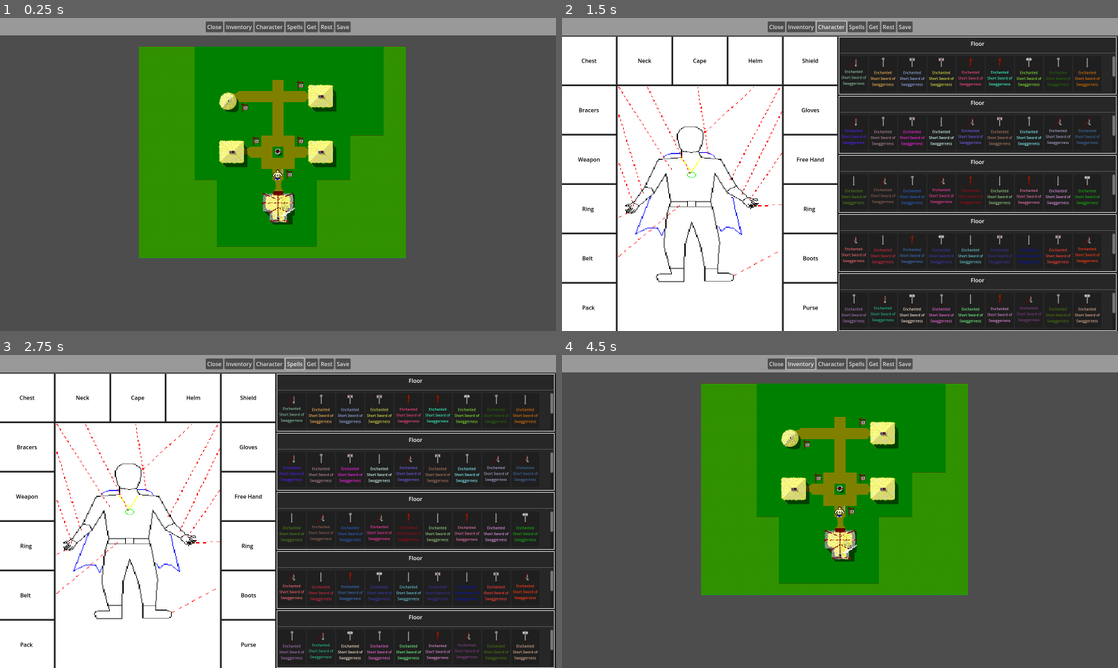
Above: before the commit, frames 1-4 (two rows, left to right).
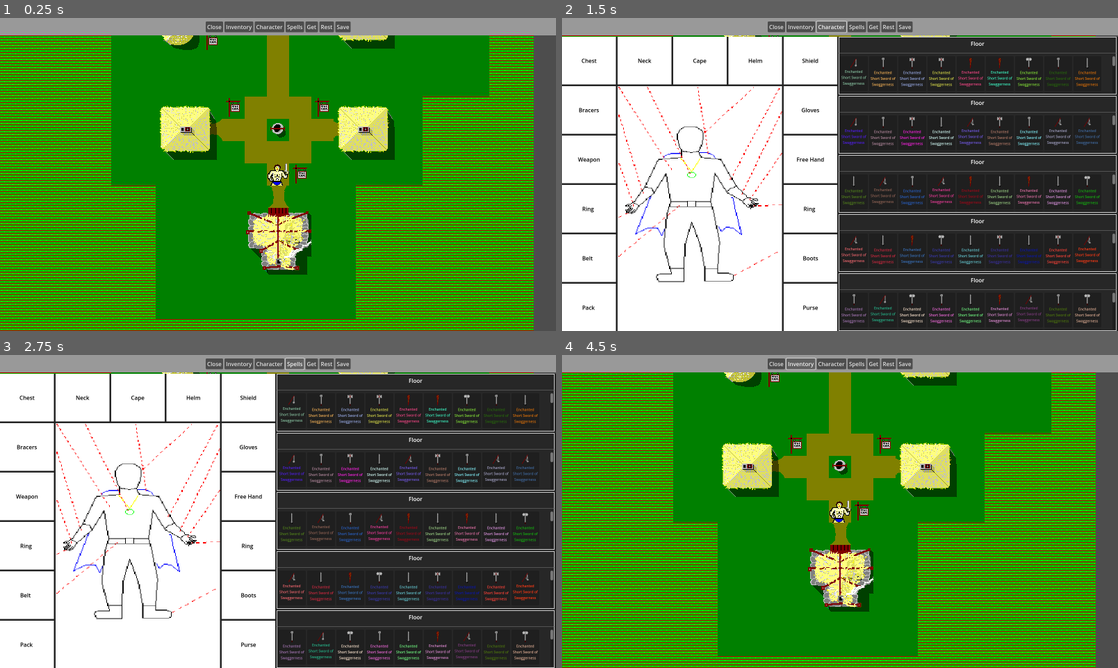
Above: after the commit, the same moments.

Repository: PF-Programming-Buddies/CastleOfTheWinds
Game: Godot game, scene res://scenes/main_scene.tscn
The game is run twice, just before and just after one commit, with the same random seed, the same clock (stepped at 60 frames per second) and the same inputs.
Inputs:
- Up to frame 1 (0.25 s): no input
- Up to frame 2 (1.5 s): click "Inventory" at 0.5 s; click "Character" at 1.25 s
- Up to frame 3 (2.75 s): click "Spells" at 2 s
- Up to frame 4 (4.5 s): click "Get" at 2.75 s; click "Rest" at 3.5 s; click "Inventory" at 4.25 s

The runs differ from the first frame. In frame 1, 79% of the frame differs, in the area x 0-96%, y 5-100%; in frame 2, 0.5%; in frame 3, 0.5%; in frame 4, 79%.

Commit message:
addeding enemy

Diff:
--- a/actors/player.tscn
+++ b/actors/player.tscn
@@ -8,6 +8,9 @@
 region = Rect2(0, 0, 32, 32)
 
 [sub_resource type="RectangleShape2D" id="RectangleShape2D_1yqc4"]
+size = Vector2(30, 30)
+
+[sub_resource type="RectangleShape2D" id="RectangleShape2D_mvpqy"]
 size = Vector2(32, 32)
 
 [node name="Player" type="CharacterBody2D"]
@@ -21,6 +24,7 @@
 shape = SubResource("RectangleShape2D_1yqc4")
 
 [node name="Camera2D" type="Camera2D" parent="."]
+zoom = Vector2(2, 2)
 
 [node name="RayCast2D" type="RayCast2D" parent="."]
 
@@ -33,5 +37,15 @@
 debug_use_custom = true
 debug_path_custom_color = Color(1, 0.0745098, 0.0235294, 1)
 
+[node name="Area2D" type="Area2D" parent="."]
+collision_mask = 2
+
+[node name="CollisionShape2D" type="CollisionShape2D" parent="Area2D"]
+shape = SubResource("RectangleShape2D_mvpqy")
+debug_color = Color(0.952941, 0, 0.545098, 0.0313726)
+
 [connection signal="target_reached" from="NavigationAgent2D" to="." method="_on_navigation_agent_2d_target_reached"]
 [connection signal="velocity_computed" from="NavigationAgent2D" to="." method="_on_navigation_agent_2d_velocity_computed"]
+[connection signal="waypoint_reached" from="NavigationAgent2D" to="." method="_on_navigation_agent_2d_waypoint_reached"]
+[connection signal="body_entered" from="Area2D" to="." method="_on_area_2d_body_entered"]
+[connection signal="body_exited" from="Area2D" to="." method="_on_area_2d_body_exited"]
--- /dev/null
+++ b/scenes/enemy.tscn
@@ -0,0 +1,21 @@
+[gd_scene load_steps=5 format=3 uid="uid://clpk85wmvcudl"]
+
+[ext_resource type="Script" uid="uid://bf7bjmm6vclnu" path="res://scripts/enemy.gd" id="1_7p1mj"]
+[ext_resource type="Texture2D" uid="uid://cmt4v6e7fsj5s" path="res://resources/baddies.png" id="2_md0e3"]
+
+[sub_resource type="AtlasTexture" id="AtlasTexture_4ra3w"]
+atlas = ExtResource("2_md0e3")
+region = Rect2(128, 0, 32, 32)
+
+[sub_resource type="RectangleShape2D" id="RectangleShape2D_5uy6h"]
+size = Vector2(32, 32)
+
+[node name="Enemy" type="CharacterBody2D"]
+collision_layer = 3
+script = ExtResource("1_7p1mj")
+
+[node name="Sprite2D" type="Sprite2D" parent="."]
+texture = SubResource("AtlasTexture_4ra3w")
+
+[node name="CollisionShape2D" type="CollisionShape2D" parent="."]
+shape = SubResource("RectangleShape2D_5uy6h")
--- a/scenes/inventory_section.tscn
+++ b/scenes/inventory_section.tscn
@@ -118,5 +118,80 @@
 [node name="ItemSlot18" parent="VBoxContainer/MarginContainer/ScrollContainer/FlowContainer" instance=ExtResource("1_b1h8w")]
 layout_mode = 2
 
+[node name="ItemSlot19" parent="VBoxContainer/MarginContainer/ScrollContainer/FlowContainer" instance=ExtResource("1_b1h8w")]
+layout_mode = 2
+
+[node name="ItemSlot20" parent="VBoxContainer/MarginContainer/ScrollContainer/FlowContainer" instance=ExtResource("1_b1h8w")]
+layout_mode = 2
+
+[node name="ItemSlot21" parent="VBoxContainer/MarginContainer/ScrollContainer/FlowContainer" instance=ExtResource("1_b1h8w")]
+layout_mode = 2
+
+[node name="ItemSlot22" parent="VBoxContainer/MarginContainer/ScrollContainer/FlowContainer" instance=ExtResource("1_b1h8w")]
+layout_mode = 2
+
+[node name="ItemSlot23" parent="VBoxContainer/MarginContainer/ScrollContainer/FlowContainer" instance=ExtResource("1_b1h8w")]
+layout_mode = 2
+
+[node name="ItemSlot24" parent="VBoxContainer/MarginContainer/ScrollContainer/FlowContainer" instance=ExtResource("1_b1h8w")]
+layout_mode = 2
+
+[node name="ItemSlot25" parent="VBoxContainer/MarginContainer/ScrollContainer/FlowContainer" instance=ExtResource("1_b1h8w")]
+layout_mode = 2
+
+[node name="ItemSlot26" parent="VBoxContainer/MarginContainer/ScrollContainer/FlowContainer" instance=ExtResource("1_b1h8w")]
+layout_mode = 2
+
+[node name="ItemSlot27" parent="VBoxContainer/MarginContainer/ScrollContainer/FlowContainer" instance=ExtResource("1_b1h8w")]
+layout_mode = 2
+
+[node name="ItemSlot28" parent="VBoxContainer/MarginContainer/ScrollContainer/FlowContainer" instance=ExtResource("1_b1h8w")]
+layout_mode = 2
+
+[node name="ItemSlot29" parent="VBoxContainer/MarginContainer/ScrollContainer/FlowContainer" instance=ExtResource("1_b1h8w")]
+layout_mode = 2
+
+[node name="ItemSlot30" parent="VBoxContainer/MarginContainer/ScrollContainer/FlowContainer" instance=ExtResource("1_b1h8w")]
+layout_mode = 2
+
+[node name="ItemSlot31" parent="VBoxContainer/MarginContainer/ScrollContainer/FlowContainer" instance=ExtResource("1_b1h8w")]
+layout_mode = 2
+
+[node name="ItemSlot32" parent="VBoxContainer/MarginContainer/ScrollContainer/FlowContainer" instance=ExtResource("1_b1h8w")]
+layout_mode = 2
+
+[node name="ItemSlot33" parent="VBoxContainer/MarginContainer/ScrollContainer/FlowContainer" instance=ExtResource("1_b1h8w")]
+layout_mode = 2
+
+[node name="ItemSlot34" parent="VBoxContainer/MarginContainer/ScrollContainer/FlowContainer" instance=ExtResource("1_b1h8w")]
+layout_mode = 2
+
+[node name="ItemSlot35" parent="VBoxContainer/MarginContainer/ScrollContainer/FlowContainer" instance=ExtResource("1_b1h8w")]
+layout_mode = 2
+
+[node name="ItemSlot36" parent="VBoxContainer/MarginContainer/ScrollContainer/FlowContainer" instance=ExtResource("1_b1h8w")]
+layout_mode = 2
+
+[node name="ItemSlot37" parent="VBoxContainer/MarginContainer/ScrollContainer/FlowContainer" instance=ExtResource("1_b1h8w")]
+layout_mode = 2
+
+[node name="ItemSlot38" parent="VBoxContainer/MarginContainer/ScrollContainer/FlowContainer" instance=ExtResource("1_b1h8w")]
+layout_mode = 2
+
+[node name="ItemSlot39" parent="VBoxContainer/MarginContainer/ScrollContainer/FlowContainer" instance=ExtResource("1_b1h8w")]
+layout_mode = 2
+
+[node name="ItemSlot40" parent="VBoxContainer/MarginContainer/ScrollContainer/FlowContainer" instance=ExtResource("1_b1h8w")]
+layout_mode = 2
+
+[node name="ItemSlot41" parent="VBoxContainer/MarginContainer/ScrollContainer/FlowContainer" instance=ExtResource("1_b1h8w")]
+layout_mode = 2
+
+[node name="ItemSlot42" parent="VBoxContainer/MarginContainer/ScrollContainer/FlowContainer" instance=ExtResource("1_b1h8w")]
+layout_mode = 2
+
+[node name="ItemSlot43" parent="VBoxContainer/MarginContainer/ScrollContainer/FlowContainer" instance=ExtResource("1_b1h8w")]
+layout_mode = 2
+
 [connection signal="mouse_entered" from="VBoxContainer/Label" to="VBoxContainer/Label" method="_on_mouse_entered"]
 [connection signal="mouse_exited" from="VBoxContainer/Label" to="VBoxContainer/Label" method="_on_mouse_exited"]
--- a/scenes/main_scene.tscn
+++ b/scenes/main_scene.tscn
@@ -1,10 +1,11 @@
-[gd_scene load_steps=15 format=4 uid="uid://dhgy2by42uatc"]
+[gd_scene load_steps=16 format=4 uid="uid://dhgy2by42uatc"]
 
 [ext_resource type="Texture2D" uid="uid://s1nqnp4mje5n" path="res://resources/turfs.png" id="1_pu3yx"]
 [ext_resource type="PackedScene" uid="uid://bij6gmw5galsi" path="res://actors/player.tscn" id="2_7ykc4"]
 [ext_resource type="Script" uid="uid://yi8ev0xodb56" path="res://scripts/pathing.gd" id="2_pu3yx"]
 [ext_resource type="Script" uid="uid://wfmb44wmkjf2" path="res://scripts/ui.gd" id="4_gubc5"]
 [ext_resource type="PackedScene" uid="uid://ddwxdmqjahjgs" path="res://scenes/character_screen.tscn" id="4_pu3yx"]
+[ext_resource type="PackedScene" uid="uid://clpk85wmvcudl" path="res://scenes/enemy.tscn" id="4_rt2n2"]
 
 [sub_resource type="TileSetAtlasSource" id="TileSetAtlasSource_gubc5"]
 texture = ExtResource("1_pu3yx")
@@ -453,6 +454,9 @@
 position = Vector2(400, 464)
 collision_mask = 2
 
+[node name="Enemy" parent="." instance=ExtResource("4_rt2n2")]
+position = Vector2(400, 240)
+
 [node name="Canvas" type="CanvasLayer" parent="."]
 script = ExtResource("4_gubc5")
 
--- /dev/null
+++ b/scripts/enemy.gd
@@ -0,0 +1 @@
+extends CharacterBody2D
--- a/scripts/player.gd
+++ b/scripts/player.gd
@@ -1,86 +1,20 @@
 extends CharacterBody2D
 class_name Test_Player
 @onready var navigation_agent_2d: NavigationAgent2D = $NavigationAgent2D
-#@onready var tile_map = $"../Pathing"
-
-#
-#var astar_grid: AStarGrid2D
-#var current_id_path: Array[Vector2i]
-#var current_point_path: PackedVector2Array
-#var target_position: Vector2
-#var is_moving: bool
-#
-#
-#func _ready() -> void:
-	#astar_grid = AStarGrid2D.new()
-	#astar_grid.region = tile_map.get_used_rect()
-	#astar_grid.cell_size = Vector2(16,16)
-	#astar_grid.diagonal_mode = AStarGrid2D.DIAGONAL_MODE_ALWAYS
-	#astar_grid.update()
-	#
-	#for x in tile_map.get_used_rect().size.x:
-		#for y in tile_map.get_used_rect().size.y:
-			#var tile_position = Vector2i(
-				#x + tile_map.get_used_rect().position.x,
-				#y + tile_map.get_used_rect().position.y
-			#)
-			#
-			#var tile_data = tile_map.get_cell_tile_data(tile_position)
-			#
-			#if tile_data == null or tile_data.get_custom_data("walkable") == false:
-				#astar_grid.set_point_solid(tile_position)
-	#
-	#
-#func _input(event):
-	#if event.is_action_pressed("move") == false:
-		#return
-		#
-	#var id_path
-	#
-	#if is_moving:
-		#id_path = astar_grid.get_id_path(
-			#tile_map.local_to_map(target_position),
-			#tile_map.local_to_map(get_global_mouse_position())
-		#).slice(1)
-	#else:
-		#id_path = astar_grid.get_id_path(
-			#tile_map.local_to_map(global_position),
-			#tile_map.local_to_map(get_global_mouse_position())
-		#).slice(1)
-		#
-	#if id_path.is_empty() == false:
-		#current_id_path = id_path
-		#
-	#current_point_path = astar_grid.get_point_path(
-		#tile_map.local_to_map(target_position),
-		#tile_map.local_to_map(get_global_mouse_position())
-	#)
-	#
-	#for i in current_point_path.size():
-		#current_point_path[i] = current_point_path[i] + Vector2(8,8)
-#
-#func _physics_process(delta: float) -> void:
-	#if current_id_path.is_empty():
-		#return
-	#
-	#if is_moving == false:
-		#target_position = tile_map.map_to_local(current_id_path.front())
-		#is_moving = true
-	#
-	#global_position = global_position.move_toward(target_position, 5)
-	#
-	#if global_position == target_position:
-		#current_id_path.pop_front()
-		#
-		#if current_id_path.is_empty() == false:
-			#target_position = tile_map.map_to_local(current_id_path.front())
-		#else:
-			#is_moving = false
-
 
 var movement_speed = 200.0
 
+var touching_character = false
+
 func move_to(coordinates):
+	snap_pos()
+	var query = PhysicsPointQueryParameters2D.new()
+	query.position = coordinates
+	query.collide_with_bodies = true
+	var results = get_world_2d().direct_space_state.intersect_point(query)
+	for hit in results:
+		if hit and hit.collider is CharacterBody2D:
+			return
 	navigation_agent_2d.target_position = coordinates
 
 func _physics_process(delta: float) -> void:
@@ -102,6 +36,24 @@
 func _on_pathing_move_to(coordinate):
 	move_to(coordinate)
 
+func snap_pos():
+	global_position = global_position.snapped(Vector2(16, 16))
+
 # snaps the position to the nearest cell on destination reached
 func _on_navigation_agent_2d_target_reached():
-	global_position = global_position.snapped(Vector2(16, 16))
+	snap_pos()
+
+func _on_area_2d_body_entered(body):
+	if body is CharacterBody2D:
+		# we need to stop moving to that square!
+		touching_character = true
+		snap_pos()
+
+func _on_area_2d_body_exited(body):
+	if body is CharacterBody2D:
+		# we need to stop moving to that square!
+		touching_character = false
+
+func _on_navigation_agent_2d_waypoint_reached(details):
+	if touching_character:
+		move_to(details.position)
Not shown: 1 places in actors/player.tscn that only renumber resources
Not shown, added: scripts/enemy.gd.uid
